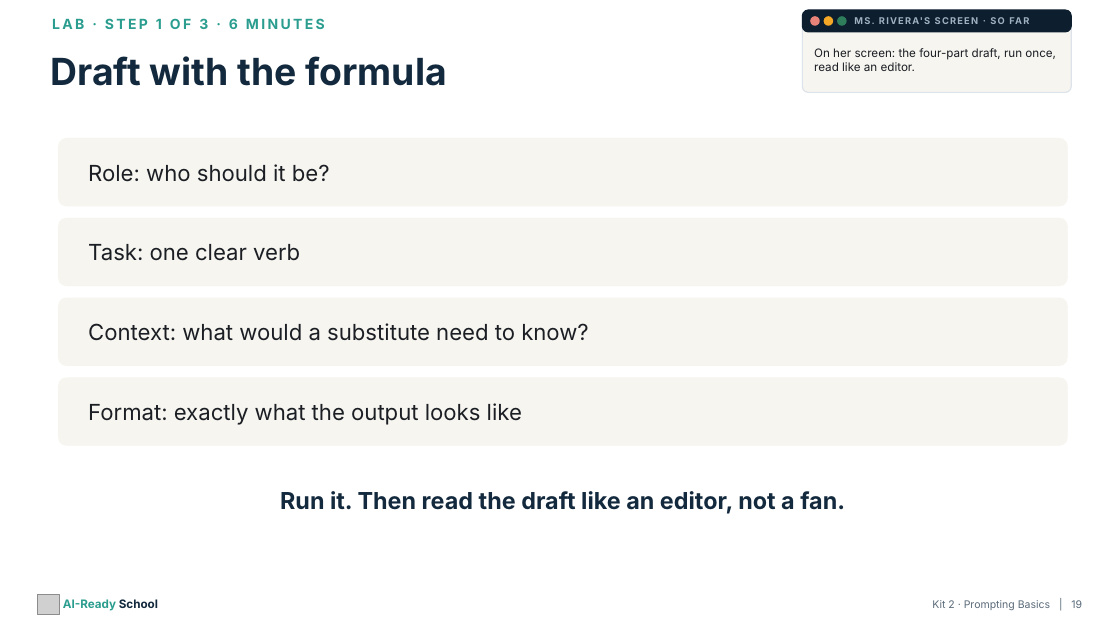
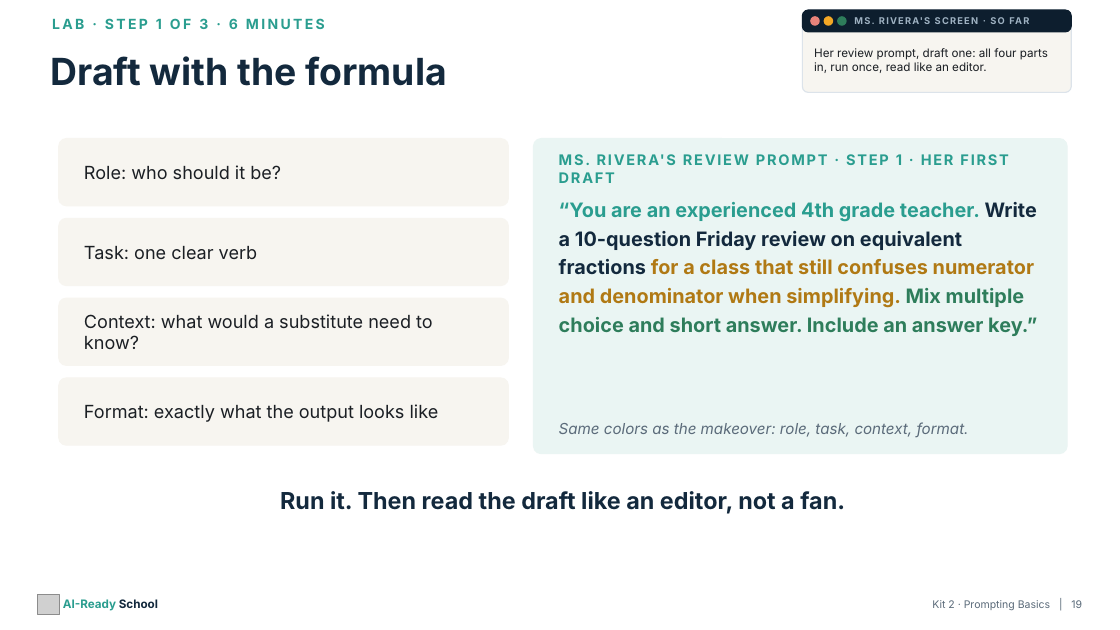
Before and after one commit to aspinozzi1/Ai-School-Ready, a slide deck: slide 19 of kits/kit02/Kit02_PresentationDeck.pptx. Drawn at 1120x630 pixels with LibreOffice and Linux fonts; fonts in the diff are those of the drawing; grey boxes stand for pictures. Boxes give left, top, right and bottom in pixels: in the first picture for what was removed or moved away, otherwise in the second. Text is boxed around its words. In the diff, an @@ line names an element or a change of style, - is before the commit and + after.

```diff
--- a/kits/kit02/Kit02_PresentationDeck.pptx
+++ b/kits/kit02/Kit02_PresentationDeck.pptx
@@ text at (x1=814, y1=48, x2=1048, y2=73): text changed @@
-On her screen: the four-part draft, run once, read like an editor.
+Her review prompt, draft one: all four parts in, run once, read like an editor.
@@ rounded rectangle resized from (x1=59, y1=139, x2=1067, y2=206) to (x1=59, y1=139, x2=508, y2=206) @@
@@ rounded rectangle added at (x1=534, y1=139, x2=1067, y2=454), fill #EAF5F3, outline #EAF5F3 1 pt @@
@@ text added at (x1=559, y1=154, x2=902, y2=183), 12.5 pt, text #2A9D8F, bold @@
+MS. RIVERA'S REVIEW PROMPT · STEP 1 · HER FIRST DRAFT
@@ text added at (x1=559, y1=202, x2=1037, y2=336), 17 pt, text #B07914, bold @@
+“You are an experienced 4th grade teacher. Write a 10-question Friday review on equivalent fractions for a class that still confuses numerator and denominator when simplifying. Mix multiple choice and short answer. Include an answer key.”
@@ rounded rectangle resized from (x1=59, y1=218, x2=1067, y2=286) to (x1=59, y1=218, x2=508, y2=286) @@
@@ rounded rectangle resized from (x1=59, y1=298, x2=1067, y2=365) to (x1=59, y1=298, x2=508, y2=365) @@
@@ rounded rectangle resized from (x1=59, y1=378, x2=1067, y2=445) to (x1=59, y1=378, x2=508, y2=445) @@
@@ size 19 to 15.5 pt in 4 elements at (x1=84, y1=165, x2=281, y2=179), (x1=84, y1=246, x2=257, y2=260), (x1=84, y1=314, x2=433, y2=349), (x1=84, y1=404, x2=439, y2=422) @@
@@ text added at (x1=559, y1=422, x2=969, y2=437), 13 pt, text #5B6B7A, italic @@
+Same colors as the makeover: role, task, context, format.
```
Also in this commit, not shown: 6 other slides changed, 23 other files.
